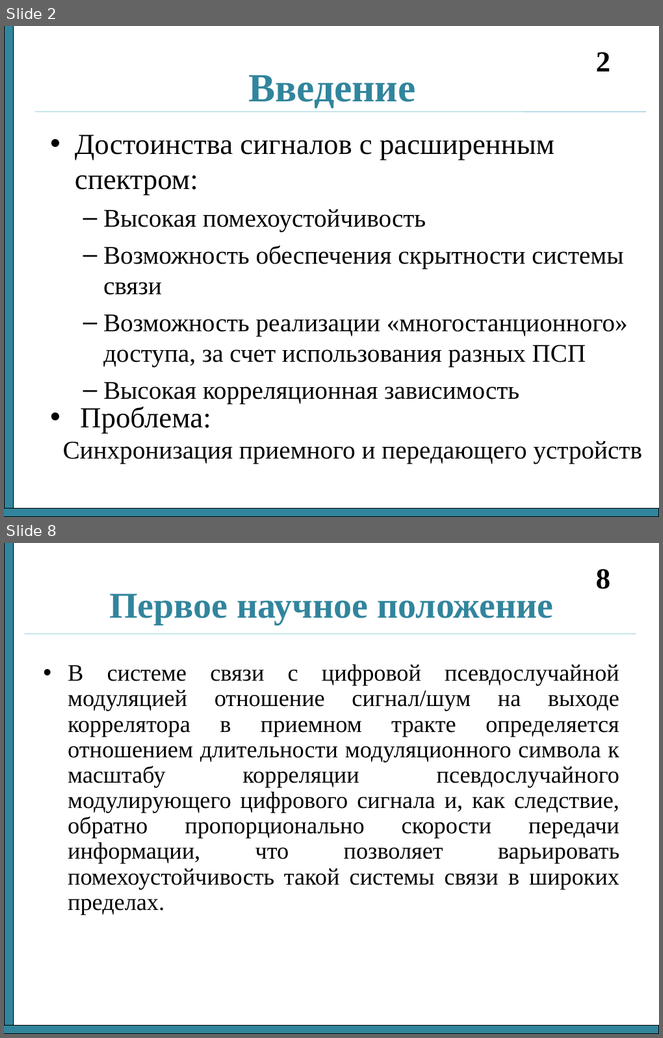
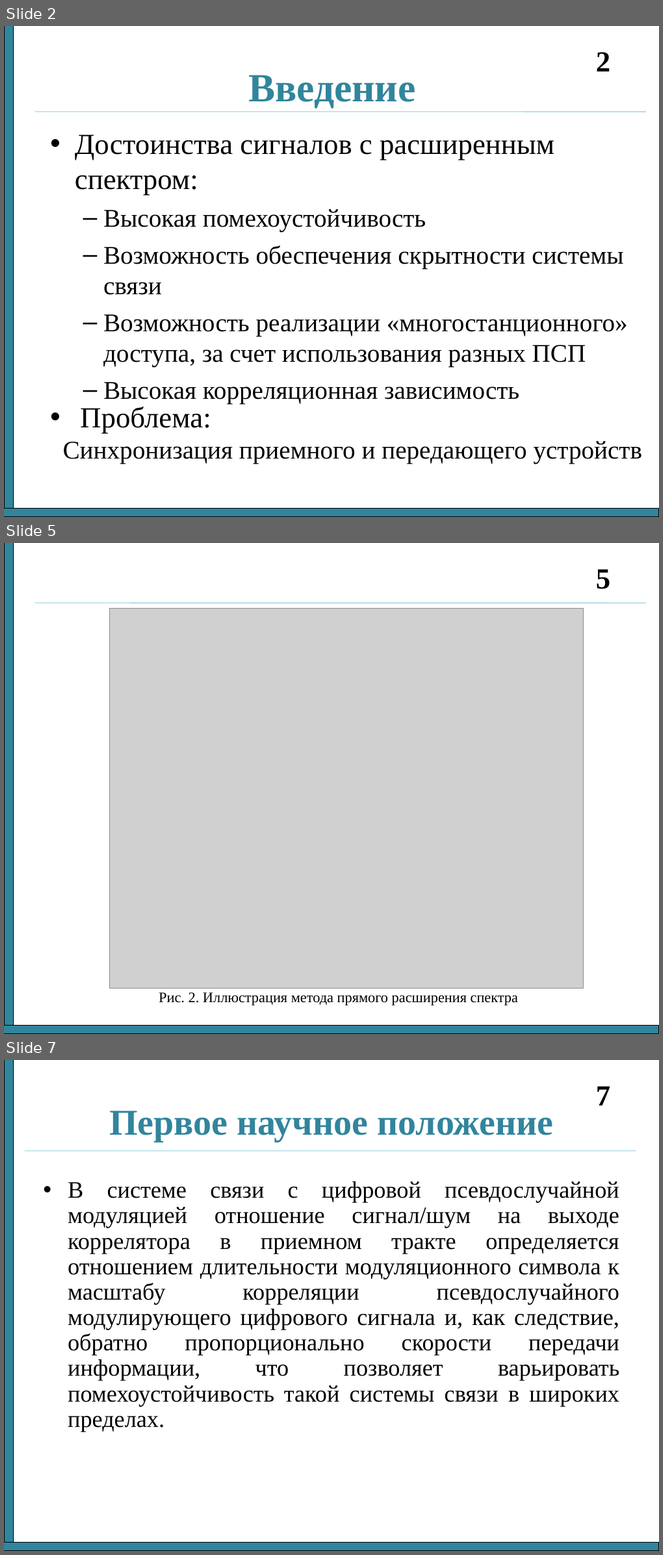
Before and after one commit to nikok94/dissertation, a slide deck: Отчет 3 семестр.ppt. Shown one above the other, each under a label of ours: slides 2 and 8 before the commit, slides 2, 5 and 7 after it; the slides between them are not shown. The pictures are 663x1038 and 663x1555 pixels, drawn with LibreOffice and Linux fonts; fonts in the diff are those of the drawing; grey boxes stand for pictures. Boxes give left, top, right and bottom in pixels: in the first picture for what was removed or moved away, otherwise in the second. Text is boxed around its words. In the diff, an @@ line names an element or a change of style, - is before the commit and + after.

```diff
--- a/Отчет 3 семестр.ppt
+++ b/Отчет 3 семестр.ppt
@@ slide 5 added at box(4, 543, 659, 1034), background #FFFFFF @@
@@ rectangle added at box(4, 543, 14, 1034), fill #31859C, outline #000000 0.74 pt @@
@@ page number added at box(596, 569, 610, 589), 32 pt, text #000000, bold @@
+5
@@ line added from (35, 603) to (646, 603), #93CDDD 0.74 pt @@
@@ picture added at box(109, 608, 583, 988) @@
@@ text added at box(159, 993, 518, 1006), 16 pt, text #000000 @@
+Рис. 2. Иллюстрация метода прямого расширения спектра
@@ rectangle added at box(4, 1026, 659, 1034), fill #31859C, outline #000000 0.74 pt @@
@@ what was slide 8 is now slide 7 @@
@@ page number at box(596, 1086, 610, 1106): text changed @@
-8
+7
```
Also in this commit, not shown: 3 slides changed, 3 other slides added, 3 other files.
